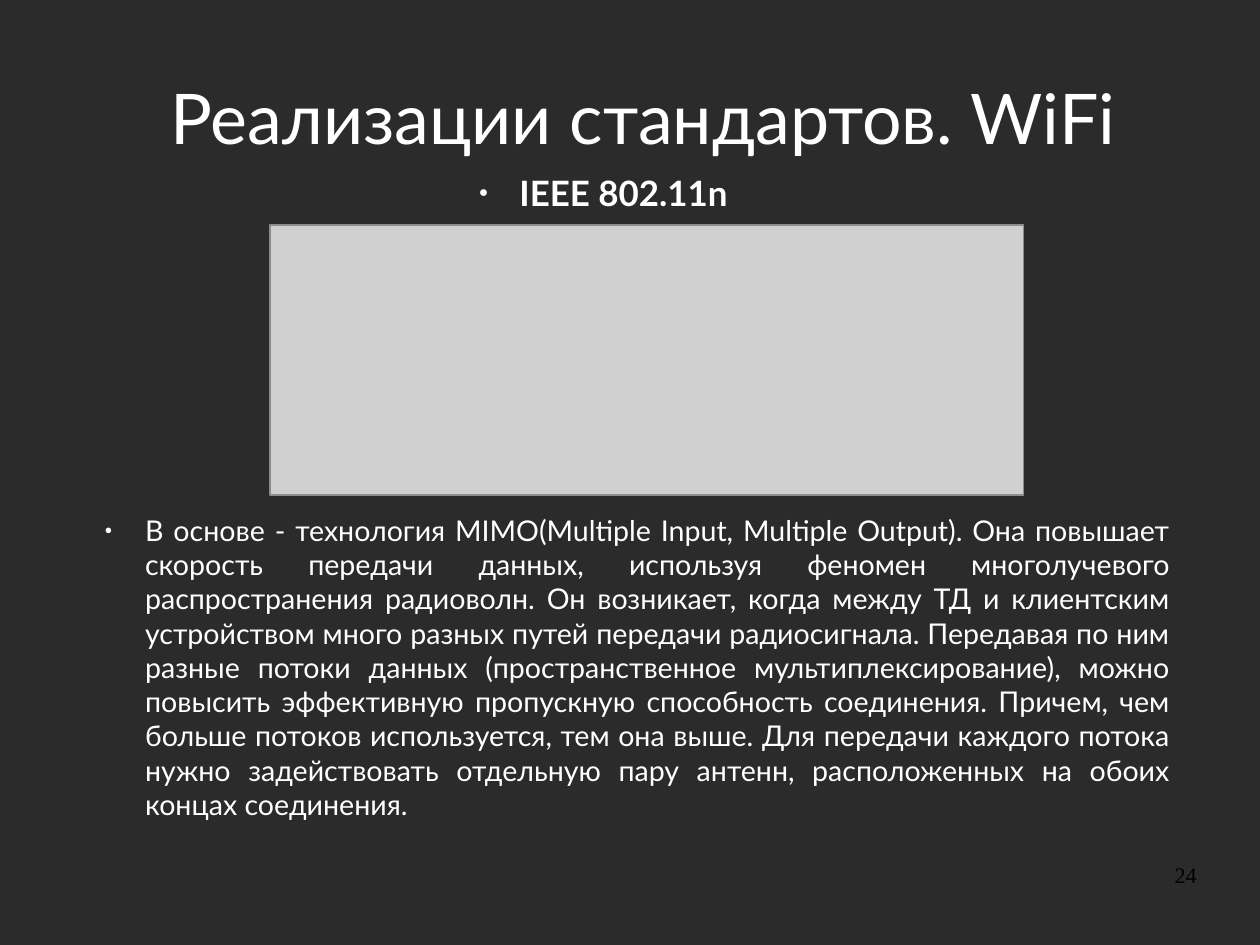
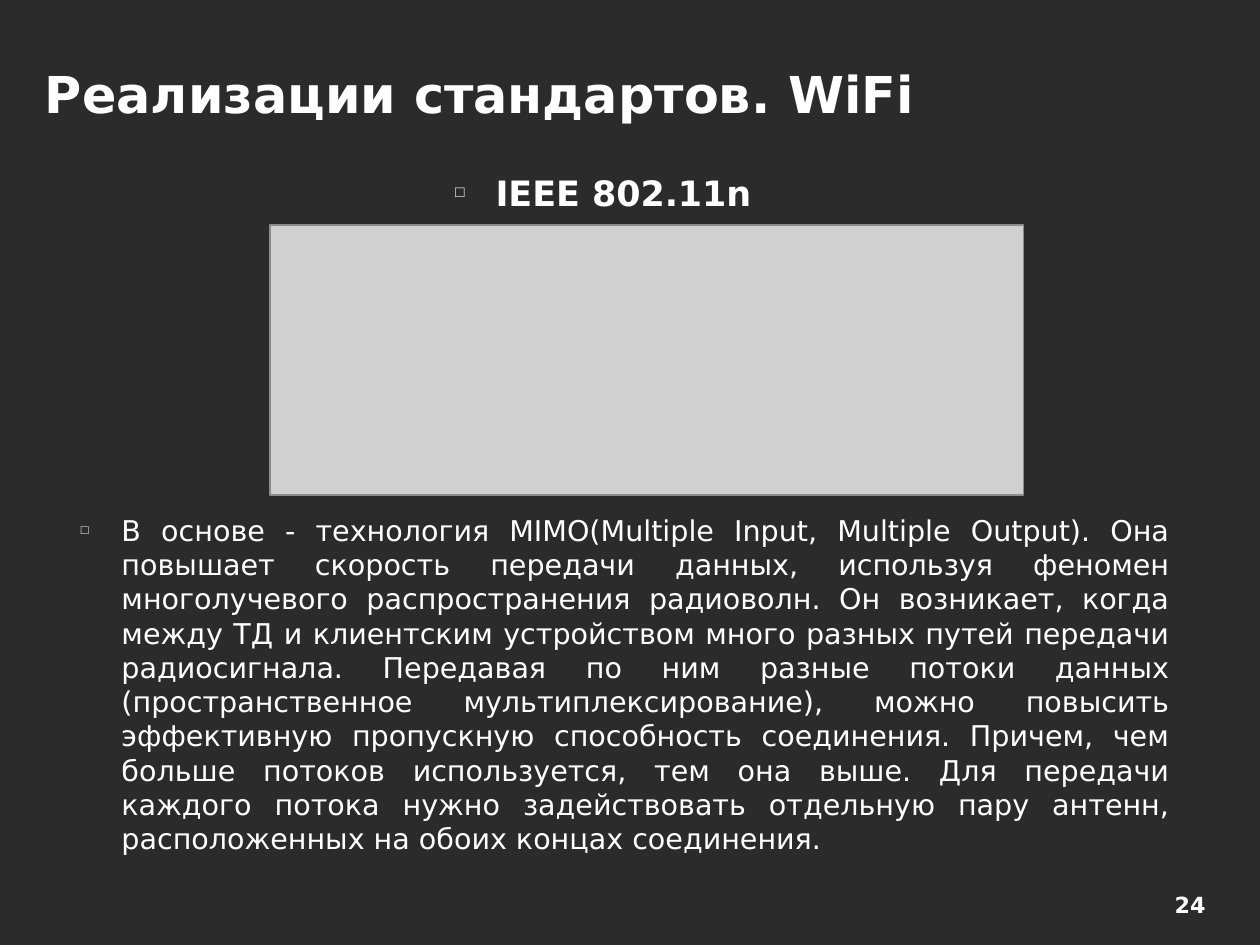
Before and after one commit to aeremenok/a-team-777, a slide deck: slide 24 of 10/smm/doc/eav_wireless.odp. Drawn at 1260x945 pixels with LibreOffice and Linux fonts; fonts in the diff are those of the drawing; grey boxes stand for pictures; background and template pictures are left out; a plain dark background stands for a picture behind light text. Boxes give left, top, right and bottom in pixels: in the first picture for what was removed or moved away, otherwise in the second. Text is boxed around its words. In the diff, an @@ line names an element or a change of style, - is before the commit and + after.

```diff
--- a/10/smm/doc/eav_wireless.odp
+++ b/10/smm/doc/eav_wireless.odp
@@ title "Реализации стандартов. WiFi" moved from (x1=171, y1=93, x2=1116, y2=156) to (x1=45, y1=74, x2=914, y2=124) @@
@@ title "Реализации стандартов. WiFi" at (x1=45, y1=74, x2=914, y2=124): size 44 to 32 pt, font Lato to DejaVu Sans, bold on; alignment centre to left @@
@@ text "IEEE 802.11n" at (x1=496, y1=180, x2=751, y2=207): font Lato to DejaVu Sans; bullet ● to □ @@
@@ text "В основе - технология MIMO(Multiple ..." at (x1=121, y1=519, x2=1169, y2=855): font Lato to DejaVu Sans; bullet ● to □ @@
@@ text "В основе - технология MIMO(Multiple ..." moved from (x1=145, y1=519, x2=1170, y2=820) to (x1=121, y1=519, x2=1169, y2=855) @@
@@ page number moved from (x1=1175, y1=869, x2=1197, y2=883) to (x1=1175, y1=896, x2=1206, y2=913) @@
@@ page number at (x1=1175, y1=896, x2=1206, y2=913): font Times New Roman to DejaVu Sans, text colour #000000 to #FFFFFF, bold on; alignment right to centre @@
```
Also in this commit, not shown: 43 other slides changed.
